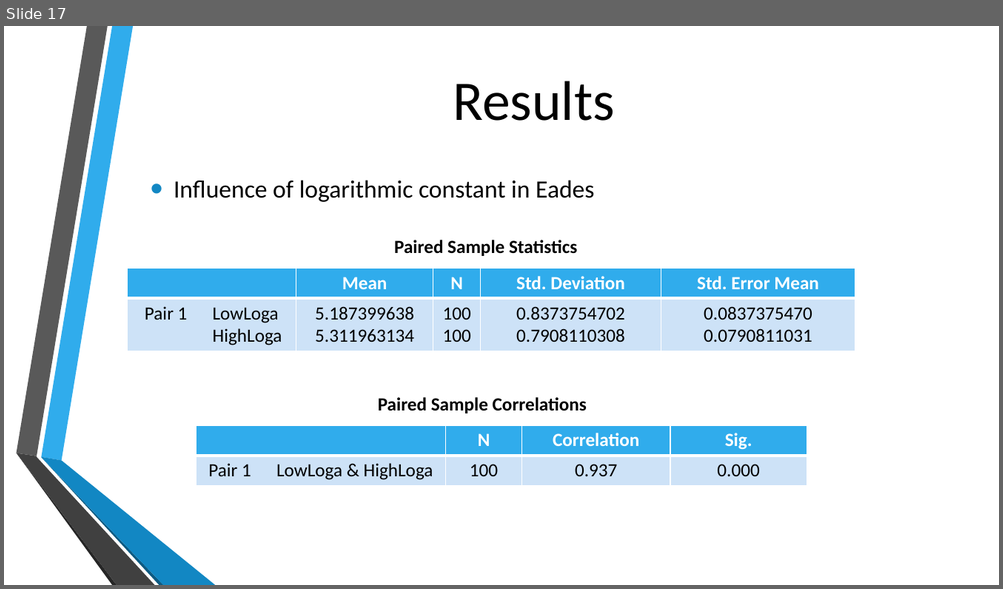
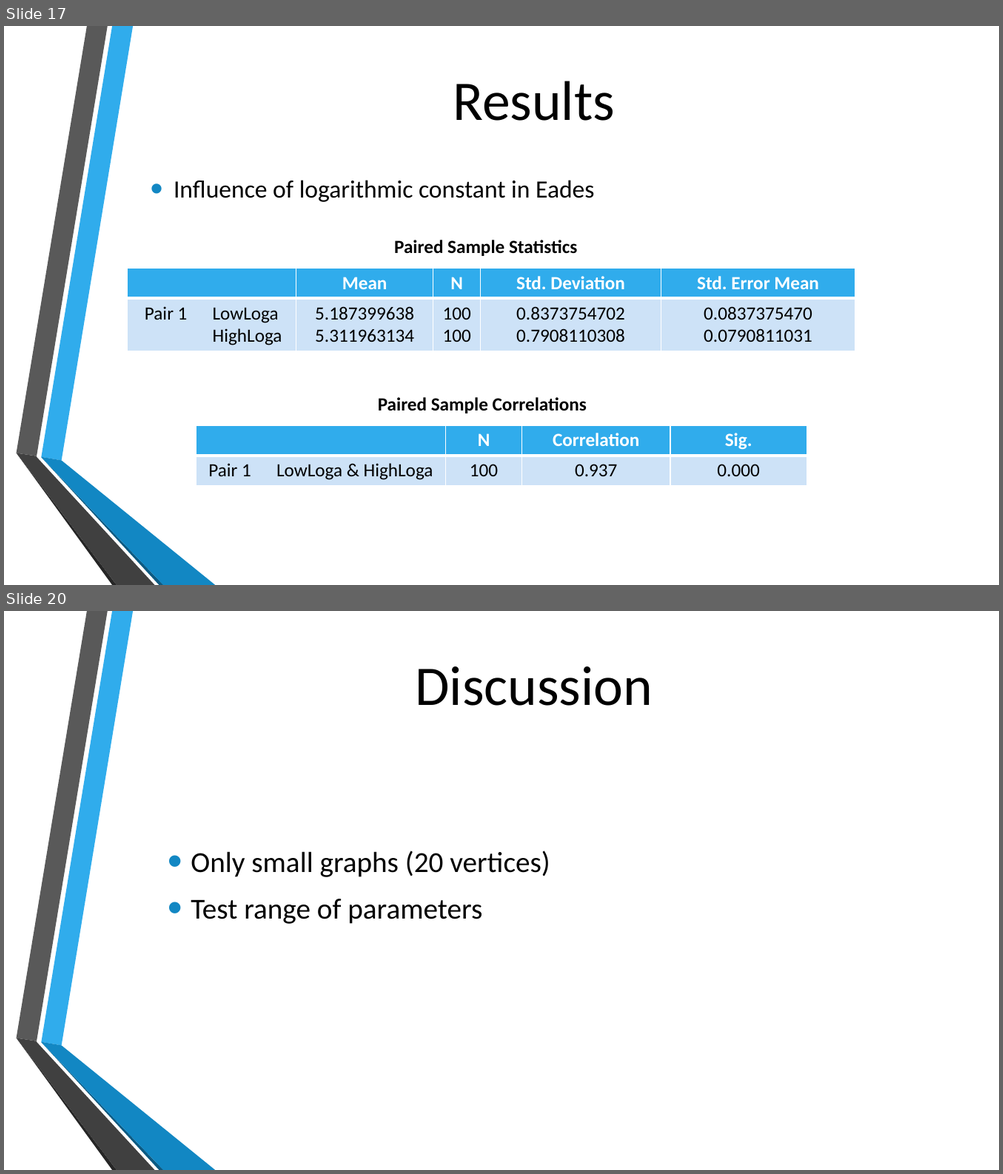
Before and after one commit to michielvh1995/OMI, a slide deck: Presentatie/Onderzoek eindpresentatie.pptx. Shown one above the other, each under a label of ours: slide 17 before the commit, slides 17 and 20 after it; the slides between them are not shown. The pictures are 1003x589 and 1003x1174 pixels, drawn with LibreOffice and Linux fonts; fonts in the diff are those of the drawing; background and template pictures are left out. Boxes give left, top, right and bottom in pixels: in the first picture for what was removed or moved away, otherwise in the second. Text is boxed around its words. In the diff, an @@ line names an element or a change of style, - is before the commit and + after.

```diff
--- a/Presentatie/Onderzoek eindpresentatie.pptx
+++ b/Presentatie/Onderzoek eindpresentatie.pptx
@@ slide 20 added at box(4, 611, 999, 1170), background picture (left out); not listed: 6 template elements that a slide beside it also shows @@
@@ text added at box(415, 667, 652, 706), 54 pt, text #000000 @@
+Discussion
@@ text added at box(190, 851, 549, 924), 28 pt, text #000000 @@
+• Only small graphs (20 vertices)
+• Test range of parameters
```
Also in this commit, not shown: 1 slide changed, 1 other slide added, 1 slide removed.
